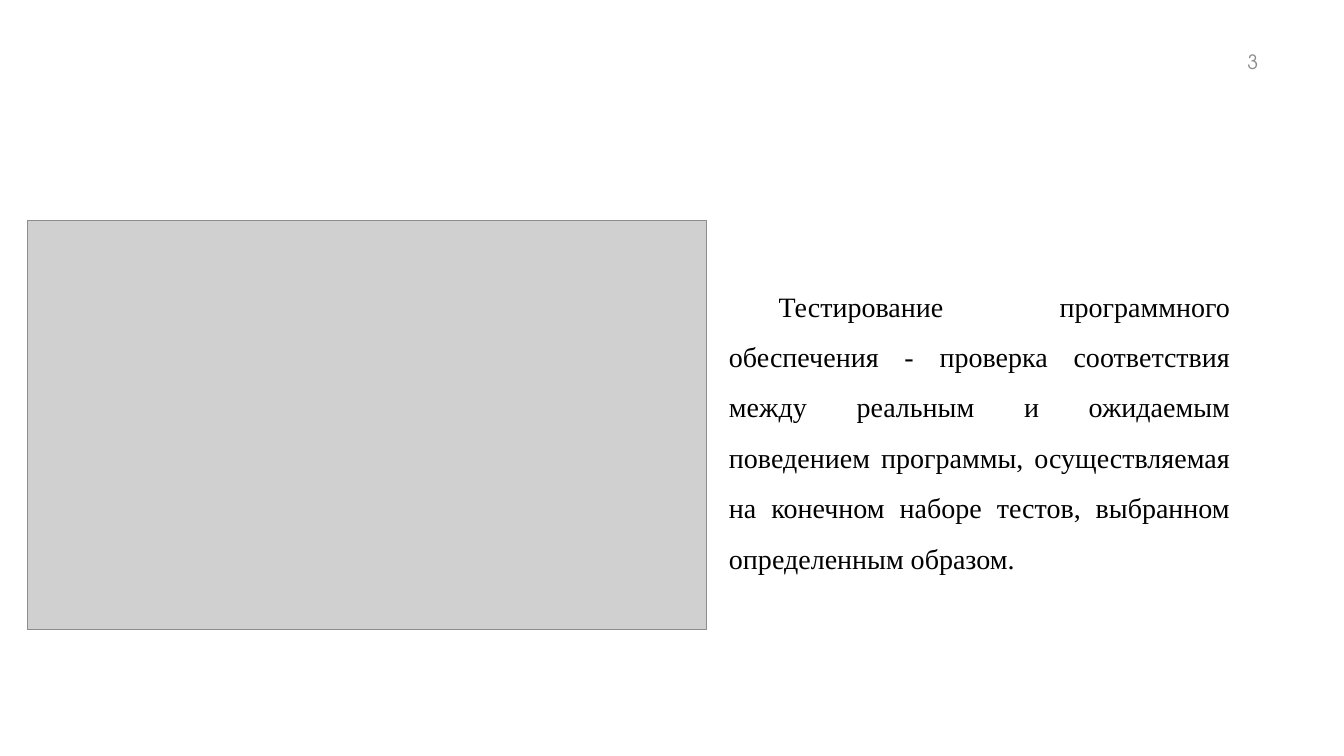
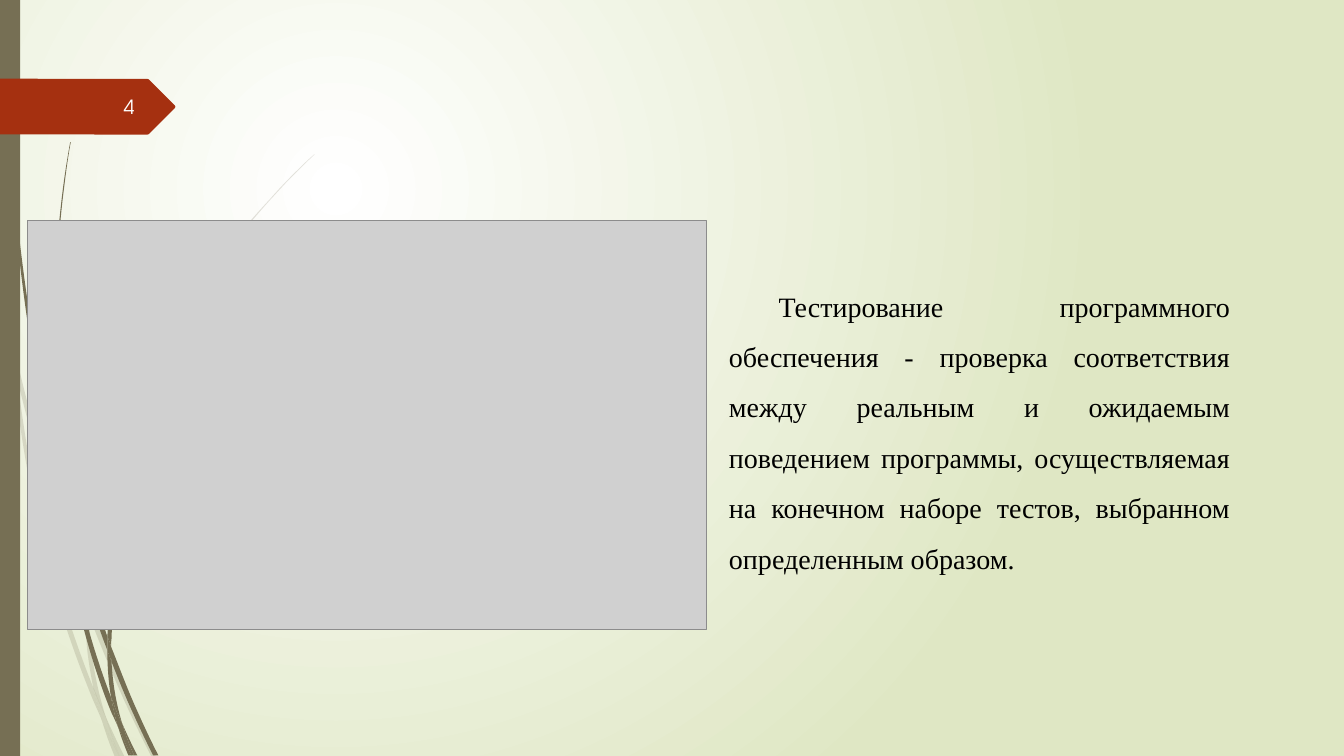
Before and after one commit to Sergeygaan/Lab1, a slide deck: slide 4 of Презентация.pptx (slide 3 before the commit). Drawn at 1344x756 pixels with LibreOffice and Linux fonts; fonts in the diff are those of the drawing; grey boxes stand for pictures; background and template pictures are left out. Boxes give left, top, right and bottom in pixels: in the first picture for what was removed or moved away, otherwise in the second. Text is boxed around its words. In the diff, an @@ line names an element or a change of style, - is before the commit and + after.

```diff
--- a/Презентация.pptx
+++ b/Презентация.pptx
@@ background #FFFFFF to gradient #FFFFFF to #DFE8C4 @@
@@ rectangle added at [0, 0, 20, 756], fill #766F54 @@
@@ page number removed at [1247, 54, 1258, 69] @@
-3
@@ freeform shape added at [0, 79, 175, 134], fill #A53010 @@
@@ page number added at [124, 99, 135, 114], 14 pt, text #FEFFFF @@
+4
@@ group added at [0, 154, 315, 756]: 9 freeform shapes @@
@@ group added at [3, 0, 262, 756]: 11 freeform shapes @@
```
Also in this commit, not shown: 8 other slides changed, 3 slides added, 4 slides removed, 3 other files.
